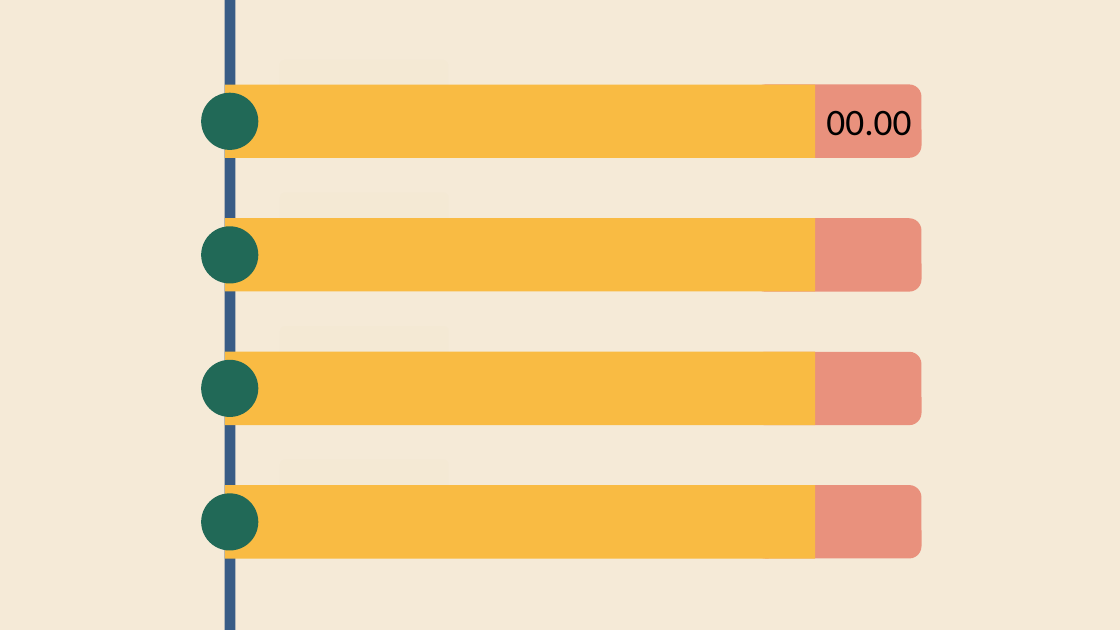
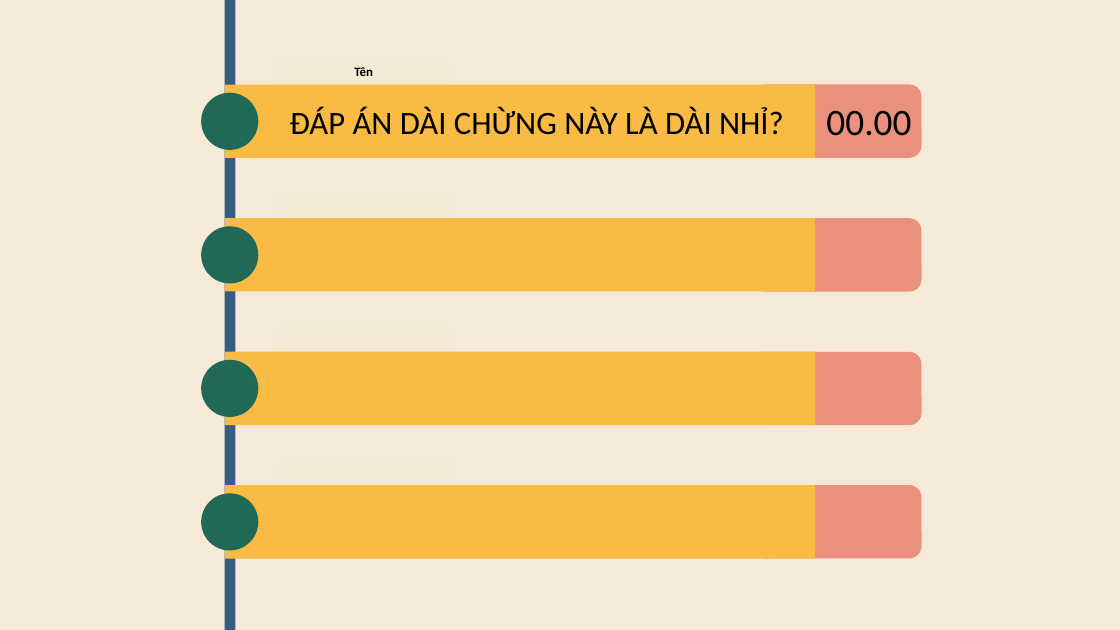
Before and after one commit to zipdang04/SimpO_HTTT, a slide deck: slide 6 of Olympia.pptm. Drawn at 1120x630 pixels with LibreOffice and Linux fonts; fonts in the diff are those of the drawing. Boxes give left, top, right and bottom in pixels: in the first picture for what was removed or moved away, otherwise in the second. Text is boxed around its words. In the diff, an @@ line names an element or a change of style, - is before the commit and + after.

```diff
--- a/Olympia.pptm
+++ b/Olympia.pptm
@@ text added at [354, 67, 373, 76], 11 pt, text #000000, bold @@
+Tên
@@ text added at [290, 107, 784, 135], 28 pt, text #000000 @@
+ĐÁP ÁN DÀI CHỪNG NÀY LÀ DÀI NHỈ?
```
Also in this commit, not shown: 3 other slides changed, 3 slides added, 3 slides removed, 19 other files.
